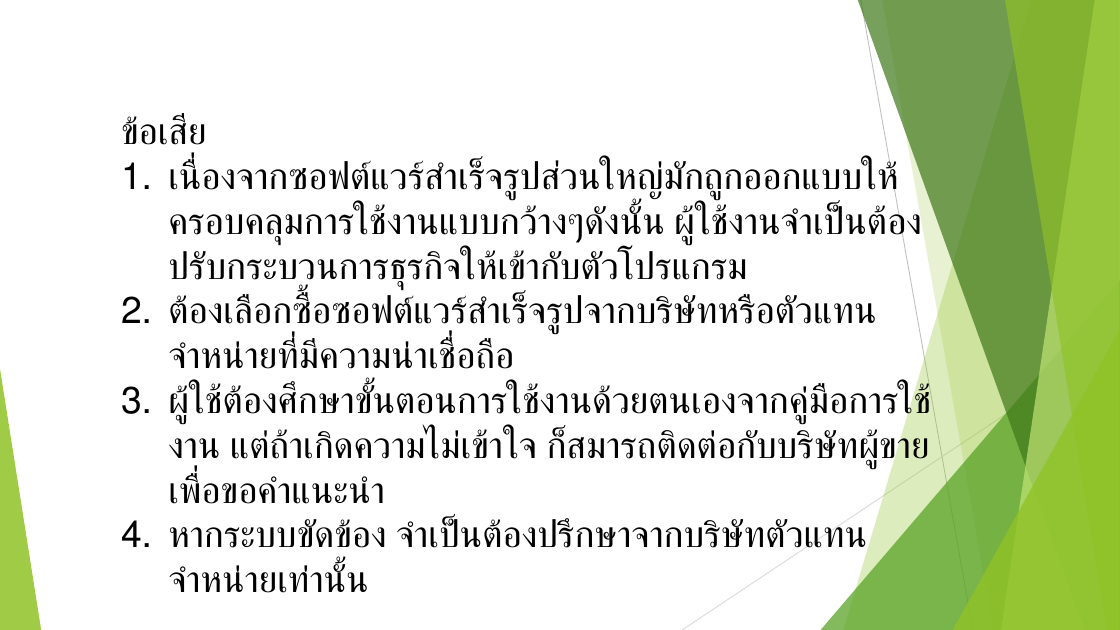
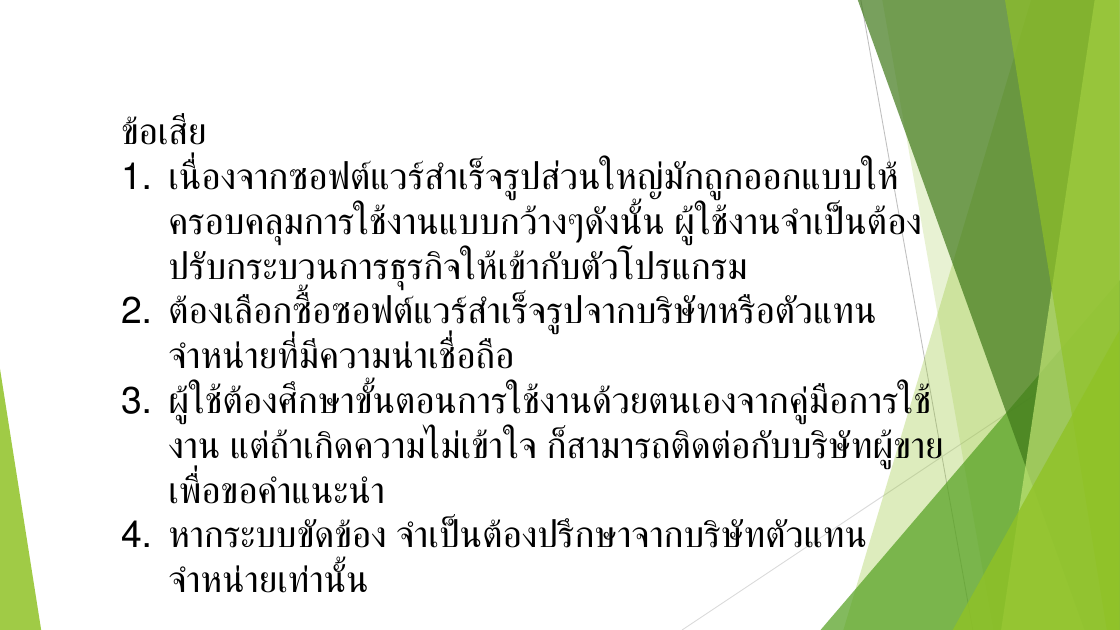
Before and after one commit to praew06/cpsc322_work, a slide deck: slide 9 of บทที่7.pptx. Drawn at 1120x630 pixels with LibreOffice and Linux fonts; fonts in the diff are those of the drawing. Boxes give left, top, right and bottom in pixels: in the first picture for what was removed or moved away, otherwise in the second. Text is boxed around its words. In the diff, an @@ line names an element or a change of style, - is before the commit and + after.

```diff
--- a/บทที่7.pptx
+++ b/บทที่7.pptx
@@ text at <box>168,384,944,504</box>: text changed @@
-3. ผู้ใช้ต้องศึกษาขั้นตอนการใช้งานด้วยตนเองจากคู่มือการใช้งาน แต่ถ้าเกิดความไม่เข้าใจ ก็สมารถติดต่อกับบริษัทผู้ขายเพื่อขอคำแนะนำ
+3. ผู้ใช้ต้องศึกษาขั้นตอนการใช้งานด้วยตนเองจากคู่มือการใช้งาน แต่ถ้าเกิดความไม่เข้าใจ ก็สามารถติดต่อกับบริษัทผู้ขายเพื่อขอคำแนะนำ
```
Also in this commit, not shown: 7 other slides changed, 1 other file.
